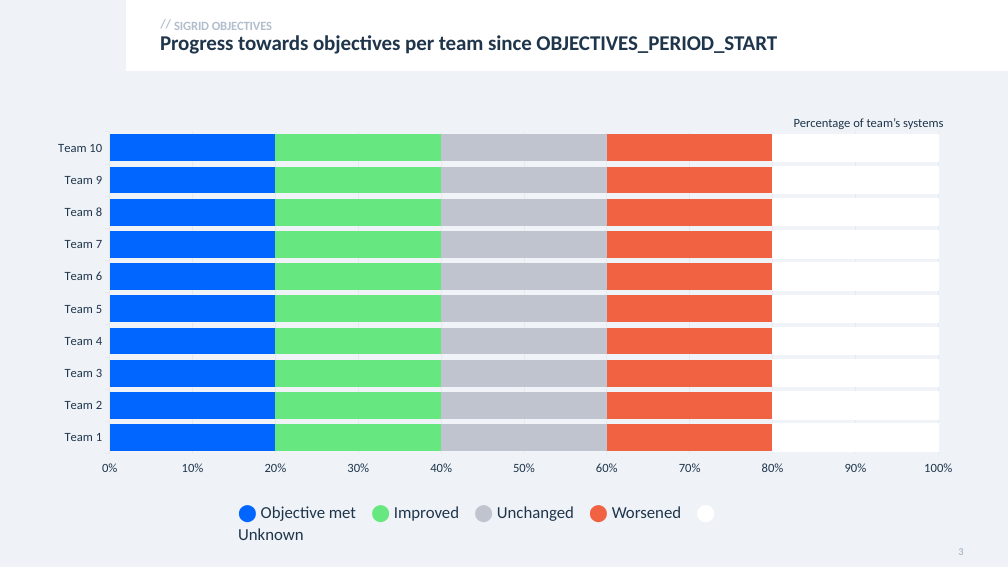
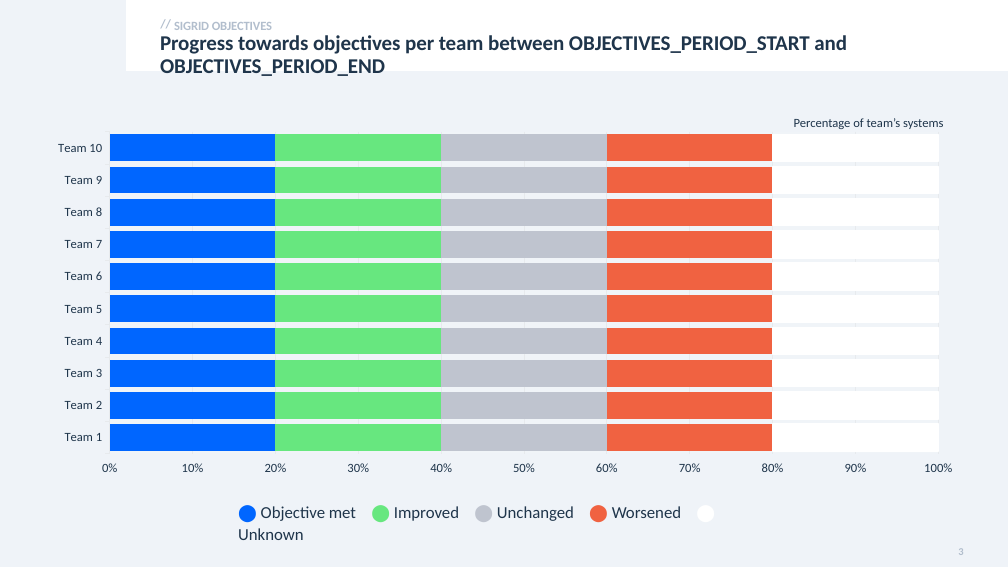
Before and after one commit to mardibiase/sigrid-integrations, a slide deck: slide 3 of report-generator/src/report_generator/presets/templates/objectives.pptx. Drawn at 1008x567 pixels with LibreOffice and Linux fonts; fonts in the diff are those of the drawing. Boxes give left, top, right and bottom in pixels: in the first picture for what was removed or moved away, otherwise in the second. Text is boxed around its words. In the diff, an @@ line names an element or a change of style, - is before the commit and + after.

Commit message:
Respect the existing --start option.

```diff
--- a/report-generator/src/report_generator/presets/templates/objectives.pptx
+++ b/report-generator/src/report_generator/presets/templates/objectives.pptx
@@ title at (160, 35, 847, 76): text changed @@
-Progress towards objectives per team since OBJECTIVES_PERIOD_START
+Progress towards objectives per team between OBJECTIVES_PERIOD_START and OBJECTIVES_PERIOD_END
```
Also in this commit, not shown: 1 other slide changed, 3 other files.
